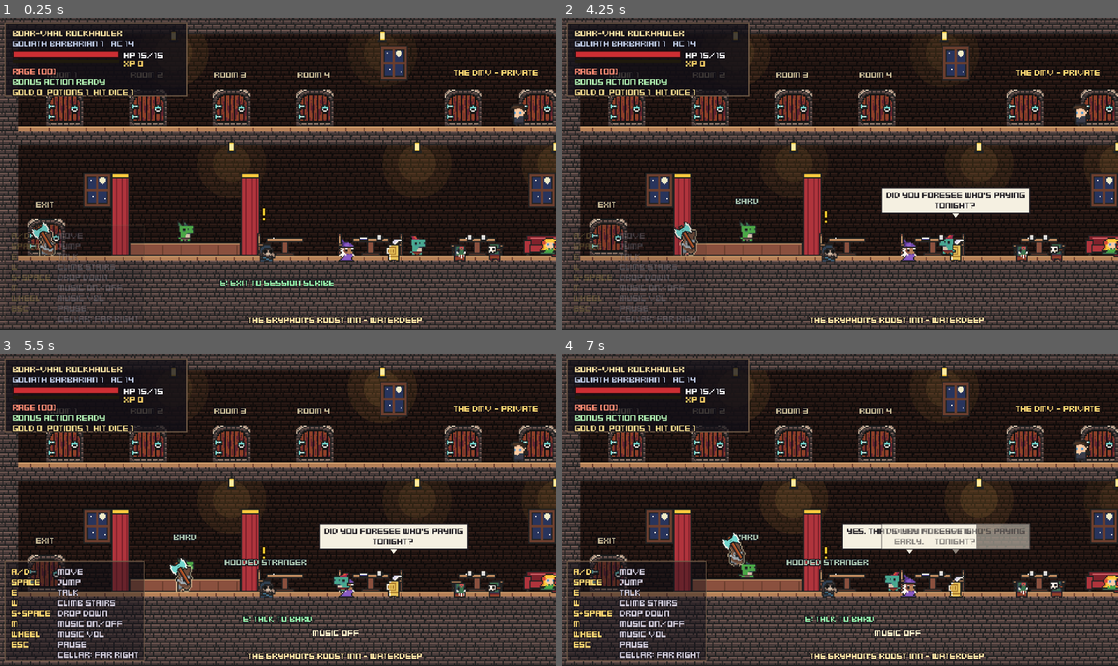
Above: before the commit, frames 1-4 (two rows, left to right).
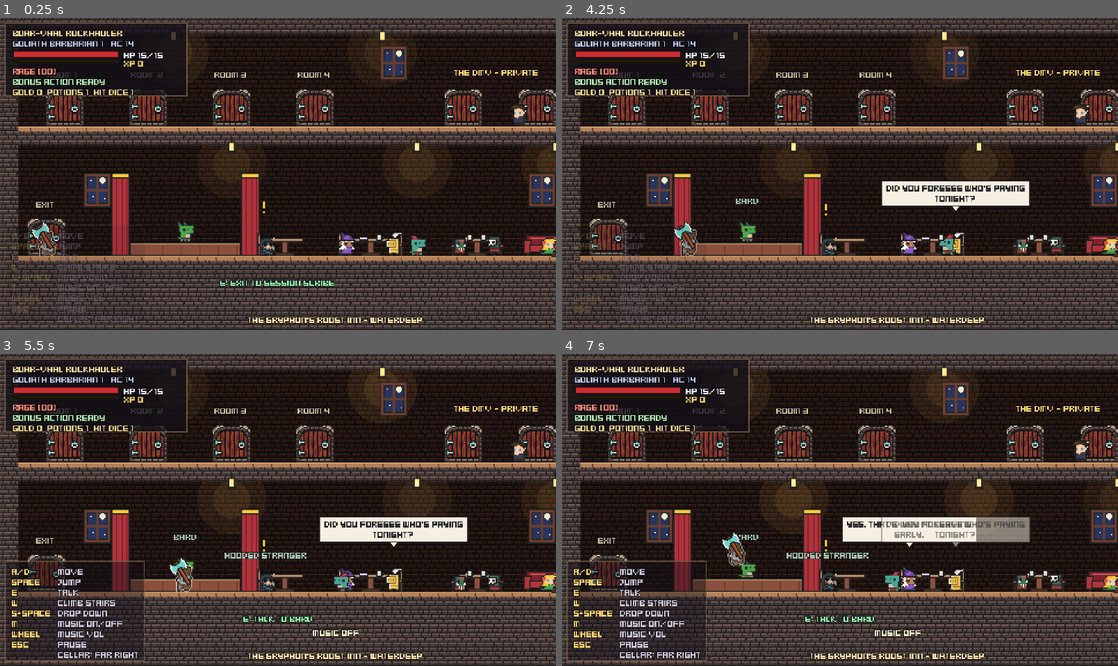
Above: after the commit, the same moments.

Repository: classifiedsecret/table-notes
Game: Godot game, scene res://main.tscn
Same seed, same stepped clock (60 frames per second), same inputs: the game is played once before the commit and once after it.
Inputs (mouse positions are in pixels of both pictures, inside the frame that each line leads up to):
- Up to frame 1 (0.25 s): no input
- Up to frame 2 (4.25 s): tap Enter (confirm) at 0.5 s; move the mouse to (962, 158) at 0.52 s; hold D (move_right) 0.53-1.25 s; tap J (attack) at 0.6 s; click (962, 158) at 0.67 s; tap Space (jump) at 0.77, 3.77 s; drag from (728, 189) to (812, 236) at 1.27 s; move the mouse to (895, 105) at 2.02 s; hold A (move_left) 2.03-2.75 s; tap K (dodge) at 2.1 s; drag from (812, 236) to (673, 127) at 2.77 s; move the mouse to (1006, 220) at 3.52 s; hold D (move_right) from 3.53 s (still down); tap Y (form) at 3.6 s
- Up to frame 3 (5.5 s): release D (move_right) at 4.25 s; drag from (111, 463) to (194, 432) at 4.27 s; move the mouse to (305, 510) at 5.02 s; hold D (move_right) from 5.03 s (still down); tap M (music) at 5.1 s; click (305, 510) at 5.17 s
- Up to frame 4 (7 s): release D (move_right) at 5.75 s; drag from (756, 432) to (728, 525) at 5.77 s; move the mouse to (962, 494) at 6.52 s; hold A (move_left) from 6.53 s (still down); tap L (rage) at 6.6 s; tap Space (jump) at 6.77 s

The runs differ from the first frame. In frame 1, 0.7% of the frame differs, in the area x 46-90%, y 58-79%; in frame 2, 2.5%; in frame 3, 2.9%; in frame 4, 3.6%, in the area x 40-91%, y 52-79%.

Commit message:
Vanguard's Descent: seated inn patrons sit on their seats, not below the floor
Co-Authored-By: Claude Opus 5.5 <noreply@anthropic.com>
Claude-Session: https://claude.ai/code/session_01FFZszJXgzQJUaVBRjoWg3e

Diff:
--- a/game/src/scripts/game/inn.gd
+++ b/game/src/scripts/game/inn.gd
@@ -35,15 +35,15 @@
 
 ## Party members and the DM. Lines are short and in character; easy to edit.
 const CAST := [
-	{"key": "npc_ceridwen", "name": "Ceridwen", "match": "ceridwen", "x": 300.0, "y": 208.0, "sit": true, "face": 1, "lines": [
+	{"key": "npc_ceridwen", "name": "Ceridwen", "match": "ceridwen", "x": 300.0, "y": 202.0, "sit": true, "face": 1, "lines": [
 		"I foresaw you coming down here. I also foresaw you forgetting your potions.",
 		"The portents say the cellar goblins are restless tonight. The portents are rarely wrong. I am never wrong.",
 		"Don't touch my spellbook. It bites. Metaphorically. Mostly."]},
-	{"key": "npc_erwar", "name": "Erwar", "match": "erwar", "x": 340.0, "y": 208.0, "sit": true, "face": -1, "lines": [
+	{"key": "npc_erwar", "name": "Erwar", "match": "erwar", "x": 340.0, "y": 202.0, "sit": true, "face": -1, "lines": [
 		"War favours the prepared. Have you prayed, Boar-vhal? Have you at least stretched?",
 		"If you fall down there, I'll be up here. Drink a potion first, then call for me.",
 		"Strike first. Strike hard. Then tell me about it over an ale."]},
-	{"key": "npc_lyburnum", "name": "Lyburnum", "match": "lyburnum", "x": 626.0, "y": 208.0, "sit": true, "face": 1, "lines": [
+	{"key": "npc_lyburnum", "name": "Lyburnum", "match": "lyburnum", "x": 626.0, "y": 198.0, "sit": true, "face": 1, "lines": [
 		"Conquer the cellar. Then conquer another ale.",
 		"Fear is a weapon. Make the goblins hold it by the blade.",
 		"Kieran waters the ale. I have chosen to let him live."]},
@@ -55,18 +55,18 @@
 		"I'm not here. You didn't see me.",
 		"I'll be back with the party soon. Someone has to pick the locks you smash.",
 		"Nice axe. Shame if someone... polished it for you."]},
-	{"key": "npc_orfi", "name": "Orfi", "match": "orfi", "x": 560.0, "y": 96.0, "sit": true, "face": -1, "lines": [
+	{"key": "npc_orfi", "name": "Orfi", "match": "orfi", "x": 560.0, "y": 90.0, "sit": true, "face": -1, "lines": [
 		"Breathe in. Breathe out. Punch goblin.",
 		"Stillness first, Boar-vhal. Then fury.",
 		"I'm meditating. You are standing in my light."]},
-	{"key": "npc_boarvhal", "name": "Boar-vhal", "match": "boar", "x": 698.0, "y": 208.0, "sit": true, "face": -1, "lines": [
+	{"key": "npc_boarvhal", "name": "Boar-vhal", "match": "boar", "x": 698.0, "y": 198.0, "sit": true, "face": -1, "lines": [
 		"KEG! Kieran, this one's empty too.",
 		"Goliaths don't get drunk. We get... enthusiastic.",
 		"I'm not drinking. I'm hydrating for the cellar.",
 		"You go on down. I'll guard the ale.",
 		"Tell the goblins I'm busy. Busy drinking.",
 	]},
-	{"key": "npc_dm", "name": "Hooded Stranger", "match": "dungeon master", "x": 230.0, "y": 208.0, "sit": true, "face": 1, "lines": [
+	{"key": "npc_dm", "name": "Hooded Stranger", "match": "dungeon master", "x": 230.0, "y": 202.0, "sit": true, "face": 1, "lines": [
 		"Roll for initiative.",
 		"Are you sure you want to do that?",
 		"The cellar door creaks open. What do you do?",
@@ -92,13 +92,13 @@
 	{"key": "npc_bard", "name": "Bard", "x": 160.0, "y": 196.0, "sit": false, "face": 1, "lines": [
 		"This next one's called 'The Goliath and the Goblin'. It's short.",
 		"Tips go in the hat. Goblin ears do not go in the hat."]},
-	{"key": "npc_patron_a", "name": "Patron", "x": 396.0, "y": 208.0, "sit": true, "face": 1, "lines": [
+	{"key": "npc_patron_a", "name": "Patron", "x": 396.0, "y": 202.0, "sit": true, "face": 1, "lines": [
 		"Heard there's goblins under this place.",
 		"Owners are heroes, they say. You one of them?"]},
-	{"key": "npc_patron_b", "name": "Patron", "x": 428.0, "y": 208.0, "sit": true, "face": -1, "lines": [
+	{"key": "npc_patron_b", "name": "Patron", "x": 428.0, "y": 202.0, "sit": true, "face": -1, "lines": [
 		"I heard the owners eat goblins.",
 		"Don't spill my drink and we'll get along fine."]},
-	{"key": "npc_patron_c", "name": "Patron", "x": 728.0, "y": 208.0, "sit": true, "face": -1, "lines": [
+	{"key": "npc_patron_c", "name": "Patron", "x": 728.0, "y": 198.0, "sit": true, "face": -1, "lines": [
 		"It's not a costume.",
 		"Best stew in Waterdeep. Don't tell the cook I said so."]},
 ]
@@ -285,7 +285,7 @@
 	n.z_index = 2
 	if d.key == "npc_kieran":
 		n.z_index = 2
-	elif d.get("sit", false) and d.y > FLOOR_Y - 2.0 and d.x > 600.0 and d.x < 740.0:
+	elif d.get("sit", false) and d.y > FLOOR_Y - 20.0 and d.x > 600.0 and d.x < 740.0:
 		n.z_index = 5
 	elif d.get("sit", false):
 		n.z_index = 2
Not shown, changed: game/index.pck
